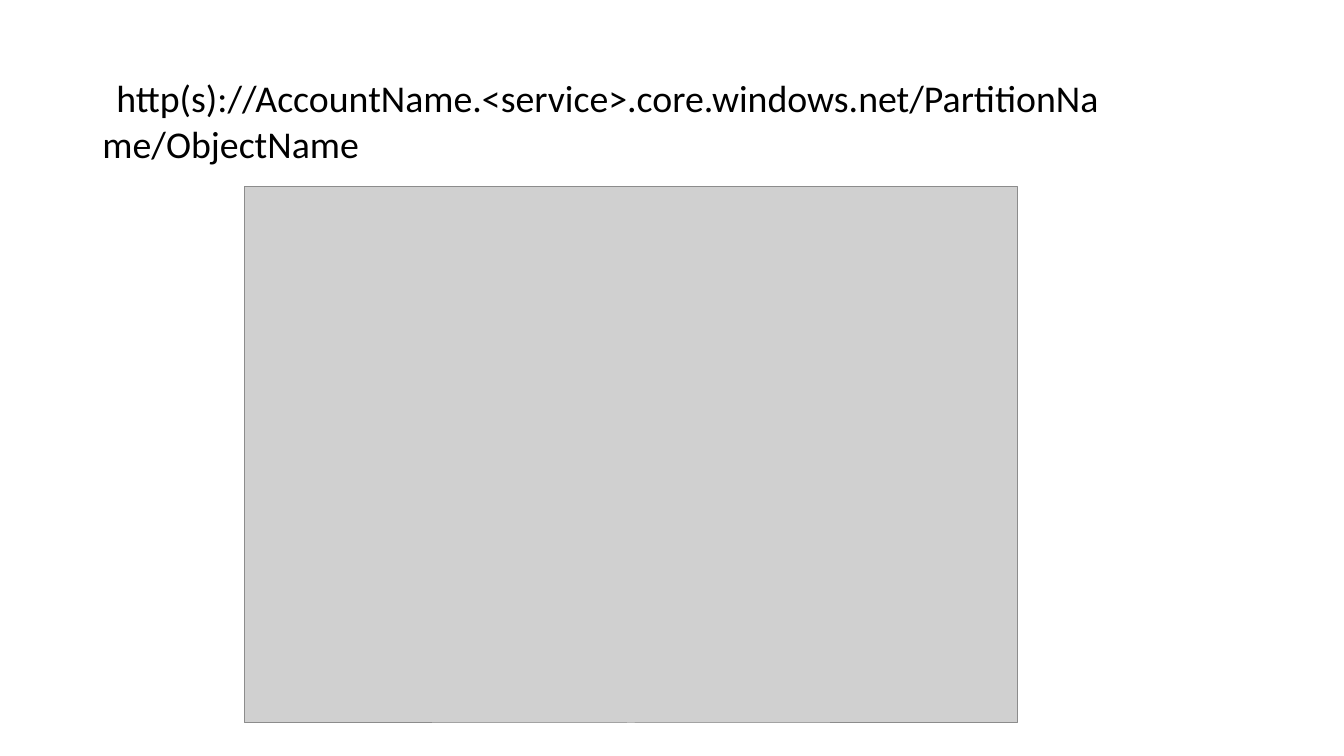
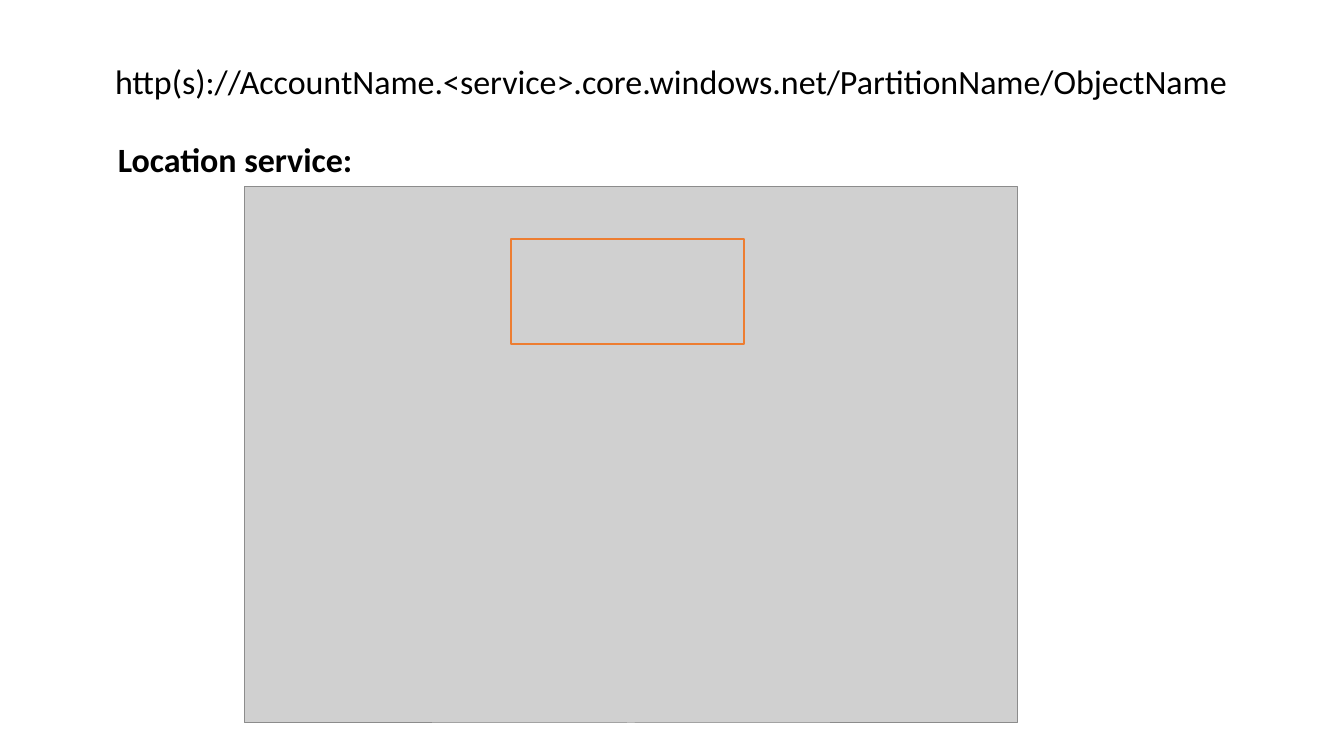
Before and after one commit to LoganZhao/Azure, a slide deck: slide 7 of WAS.pptx (slide 8 before the commit). Drawn at 1344x756 pixels with LibreOffice and Linux fonts; fonts in the diff are those of the drawing; grey boxes stand for pictures. Boxes give left, top, right and bottom in pixels: in the first picture for what was removed or moved away, otherwise in the second. Text is boxed around its words. In the diff, an @@ line names an element or a change of style, - is before the commit and + after.

```diff
--- a/WAS.pptx
+++ b/WAS.pptx
@@ title at [115, 69, 1227, 173]: text changed; size 27 to 24.3 pt @@
-http(s)://AccountName.<service>.core.windows.net/PartitionNa me/ObjectName
+http(s)://AccountName.<service>.core.windows.net/PartitionName/ObjectName
+Location service:
@@ rectangle added at [511, 239, 745, 344], outline #ED7D31 1.5 pt @@
```
Also in this commit, not shown: 9 other slides changed, 3 slides added.
